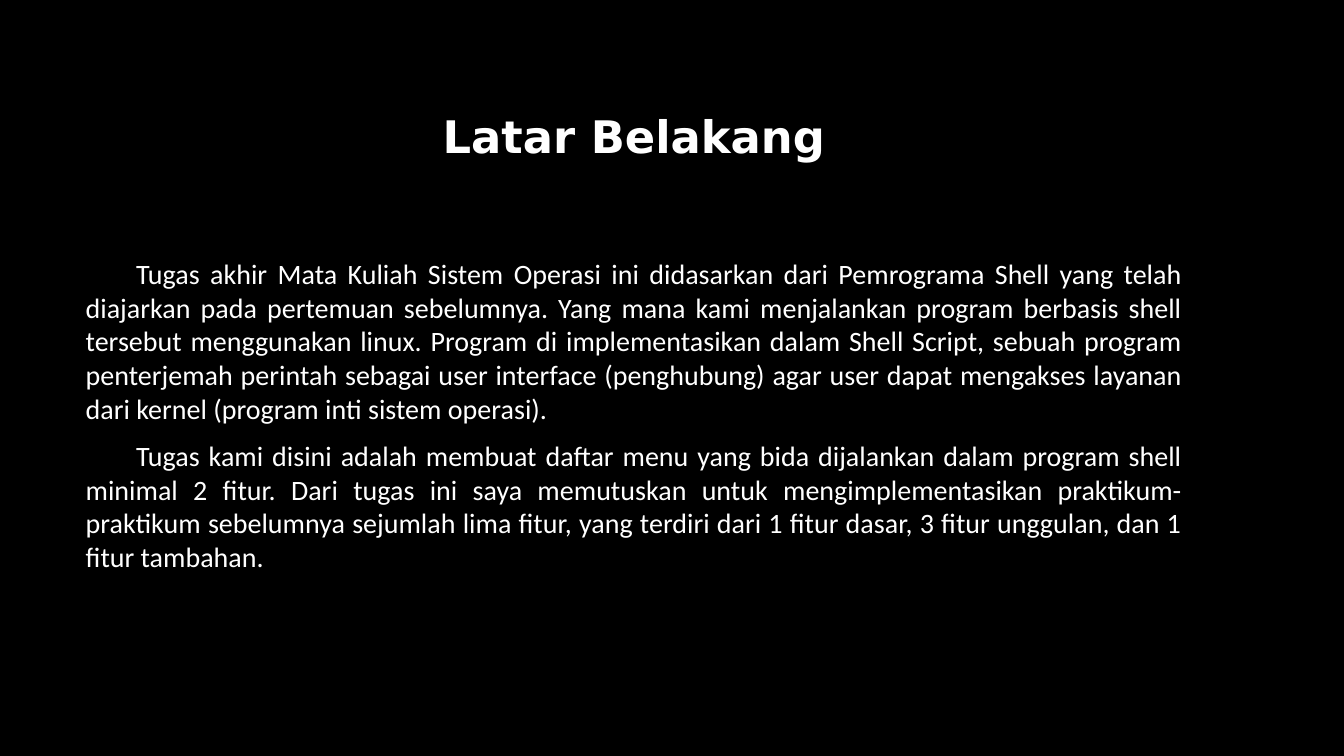
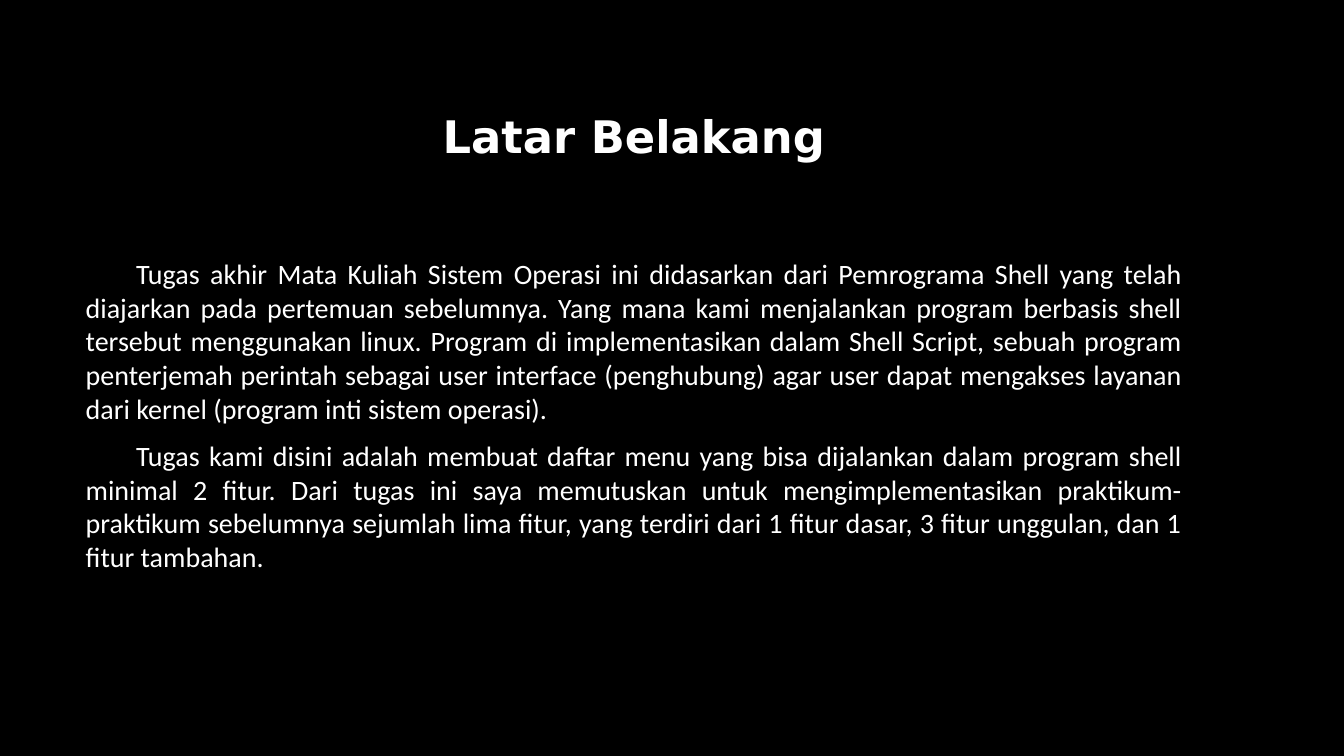
Before and after one commit to Putra1688/UAS-SISTEMOPERASI, a slide deck: slide 2 of Documentation/Progam shell.pptx. Drawn at 1344x756 pixels with LibreOffice and Linux fonts; fonts in the diff are those of the drawing; background and template pictures are left out. Boxes give left, top, right and bottom in pixels: in the first picture for what was removed or moved away, otherwise in the second. Text is boxed around its words. In the diff, an @@ line names an element or a change of style, - is before the commit and + after.

```diff
--- a/Documentation/Progam shell.pptx
+++ b/Documentation/Progam shell.pptx
@@ text at bbox=[86, 446, 1182, 568]: text changed @@
-Tugas kami disini adalah membuat daftar menu yang bida dijalankan dalam program shell minimal 2 fitur. Dari tugas ini saya memutuskan untuk mengimplementasikan praktikum-praktikum sebelumnya sejumlah lima fitur, yang terdiri dari 1 fitur dasar, 3 fitur unggulan, dan 1 fitur tambahan.
+Tugas kami disini adalah membuat daftar menu yang bisa dijalankan dalam program shell minimal 2 fitur. Dari tugas ini saya memutuskan untuk mengimplementasikan praktikum-praktikum sebelumnya sejumlah lima fitur, yang terdiri dari 1 fitur dasar, 3 fitur unggulan, dan 1 fitur tambahan.
```
Also in this commit, not shown: 1 other file.
